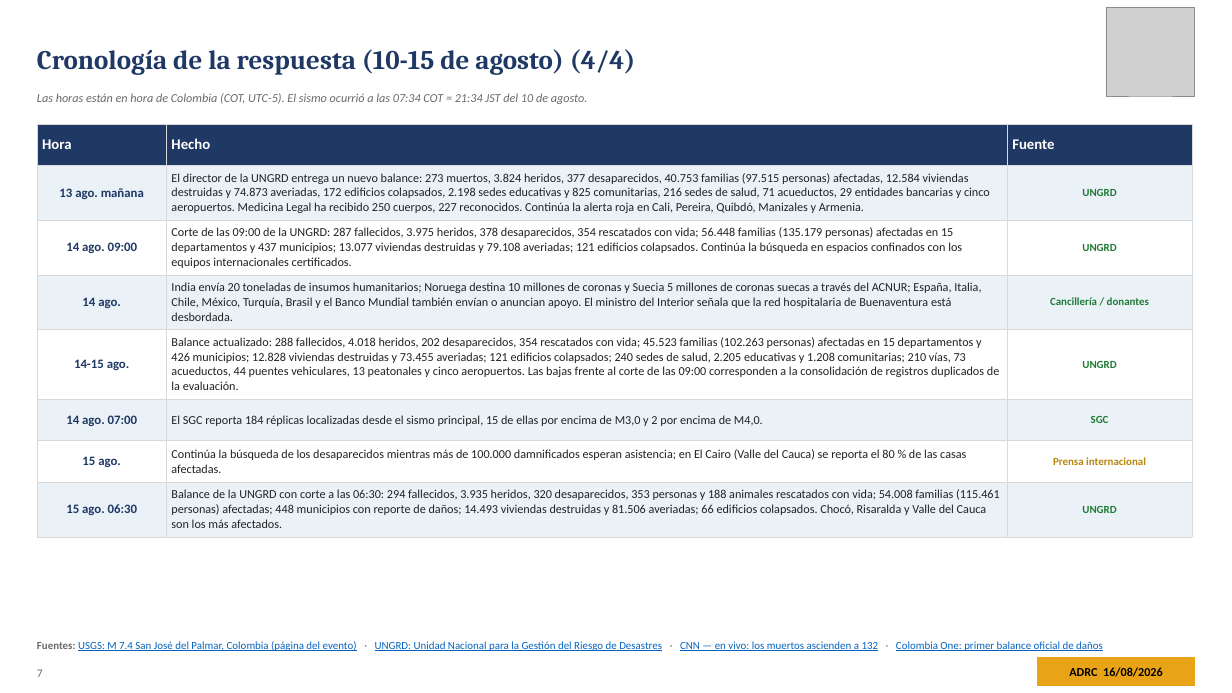
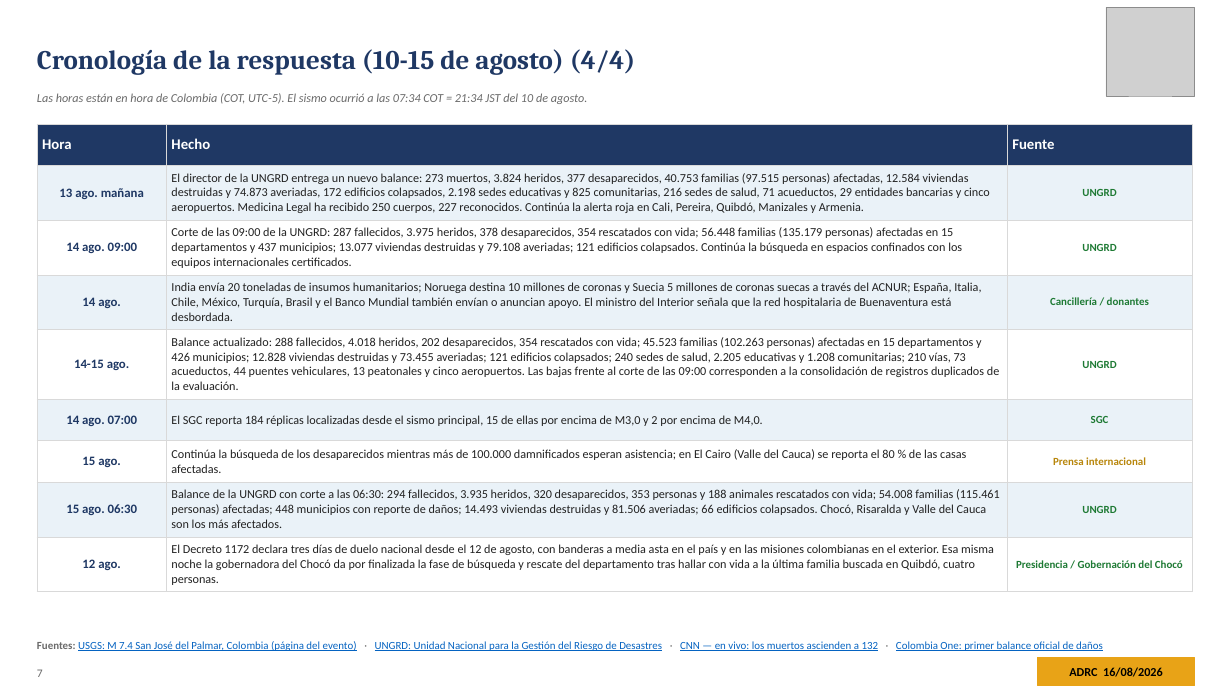
Before and after one commit to kochobi-max/whatsmap, a slide deck: slide 7 of reports/colombia_eq_20260810/output/ADRC_EQ_COL_Choco_20260810_ES.pptx. Drawn at 1232x693 pixels with LibreOffice and Linux fonts; fonts in the diff are those of the drawing; grey boxes stand for pictures. Boxes give left, top, right and bottom in pixels: in the first picture for what was removed or moved away, otherwise in the second. Text is boxed around its words. In the diff, an @@ line names an element or a change of style, - is before the commit and + after.

```diff
--- a/reports/colombia_eq_20260810/output/ADRC_EQ_COL_Choco_20260810_ES.pptx
+++ b/reports/colombia_eq_20260810/output/ADRC_EQ_COL_Choco_20260810_ES.pptx
@@ table at box(37, 124, 1192, 589) @@
+row 9: 12 ago. | El Decreto 1172 declara tres días de duelo nacional desde el 12 de agosto, con banderas a media asta en el país y en las misiones colombianas en el exterior. Esa misma noche la gobernadora del Chocó da por finalizada la fase de búsqueda y rescate del departamento tras hallar con vida a la última familia buscada en Quibdó, cuatro personas. | Presidencia / Gobernación del Chocó
```
Also in this commit, not shown: 3 other slides changed, 7 other files.
